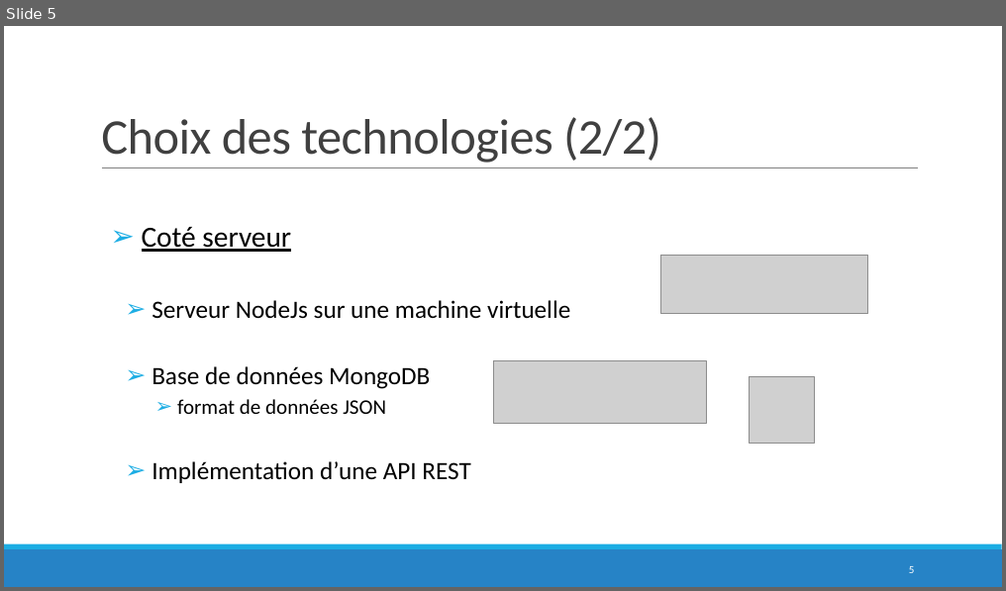
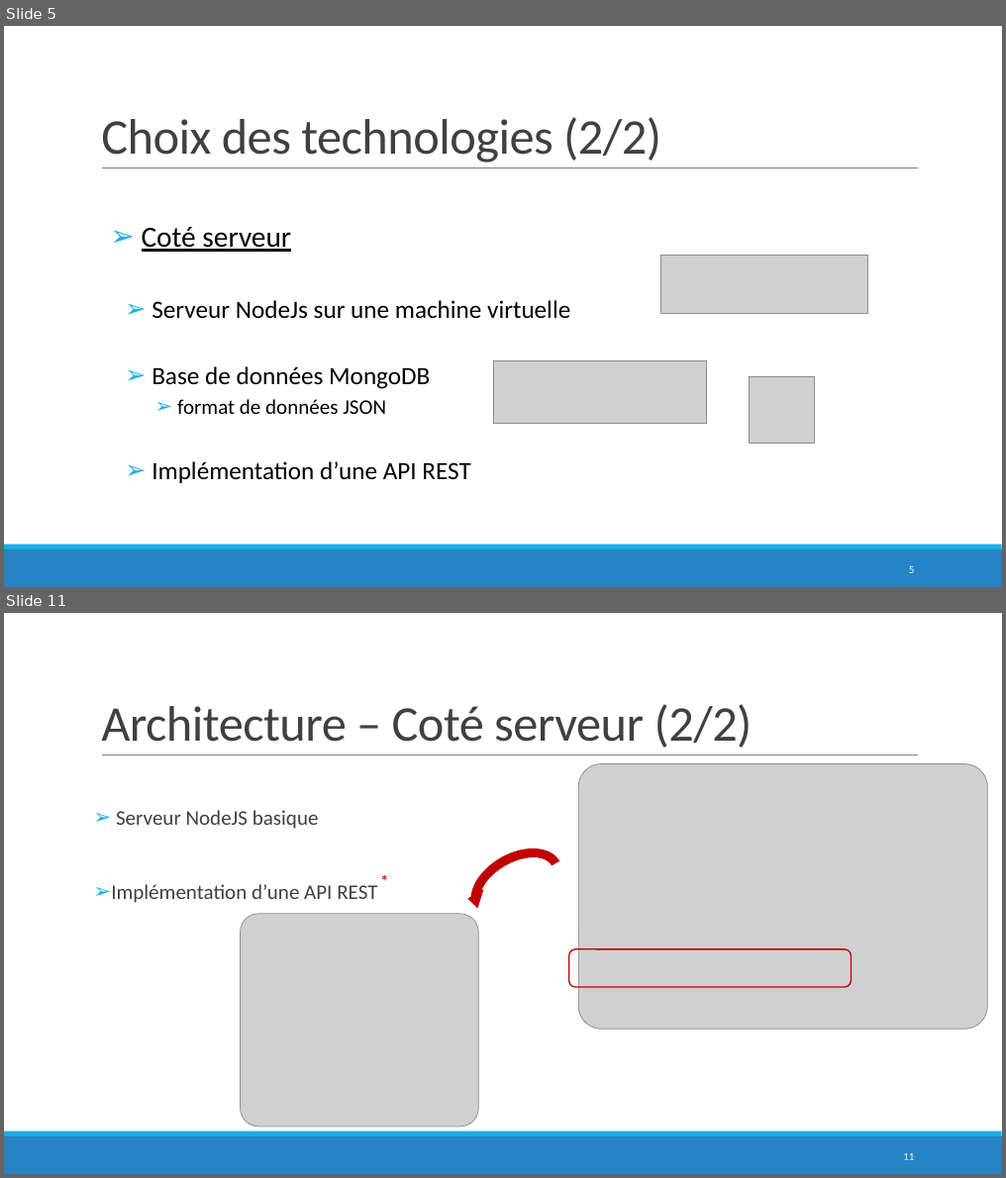
Before and after one commit to QuentinLeGoff/projetJXS, a slide deck: WeBike.pptx. Shown one above the other, each under a label of ours: slide 5 before the commit, slides 5 and 11 after it; the slides between them are not shown. The pictures are 1006x591 and 1006x1178 pixels, drawn with LibreOffice and Linux fonts; fonts in the diff are those of the drawing; grey boxes stand for pictures; background and template pictures are left out. Boxes give left, top, right and bottom in pixels: in the first picture for what was removed or moved away, otherwise in the second. Text is boxed around its words. In the diff, an @@ line names an element or a change of style, - is before the commit and + after.

```diff
--- a/WeBike.pptx
+++ b/WeBike.pptx
@@ slide 11 added at [4,613,1002,1174], background #FFFFFF; not listed: 3 template elements that a slide beside it also shows @@
@@ title added at [101,704,752,748], 48 pt, text #404040 @@
+Architecture – Coté serveur (2/2)
@@ picture added at [579,764,988,1029] @@
@@ text added at [111,810,377,903], 20 pt, text #404040 @@
+➢ Serveur NodeJS basique
+➢ Implémentation d’une API REST
@@ circular arrow added at [450,827,582,945], fill #C00000 @@
@@ text added at [372,866,389,896], 18 pt, text #C00000 @@
+*
@@ picture added at [241,914,478,1127] @@
@@ rounded rectangle added at [569,950,851,987], outline #C00000 1.25 pt @@
@@ page number added at [903,1154,914,1160], 10.5 pt, text #FFFFFF @@
+11
```
Also in this commit, not shown: 4 slides changed, 2 other slides added.
